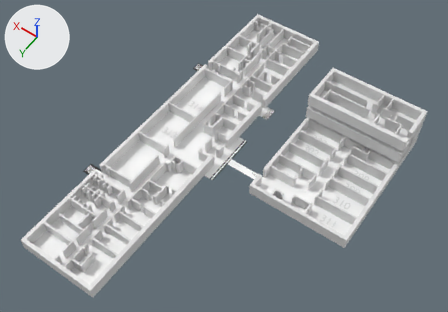
A saved change to the Blender file Assets/Korpus/KorpusPrefab/3Korpus.blend.
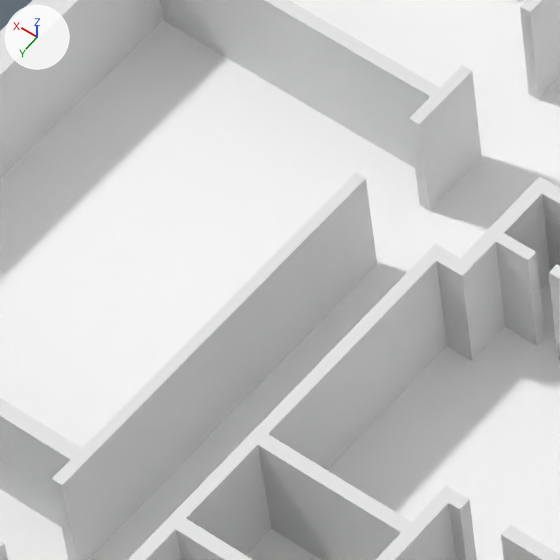
Each version is shown whole from a camera (50 mm lens) standing at (-15.3, 79.6, 112.2) and looking at (33.4, 11.4, 5.0), then close up on the part from 28% to 40% of the width and 44% to 61% of the height. Every picture has the same lights, and +X, +Y and +Z are marked at upper left. Text is drawn in Blender's own font.
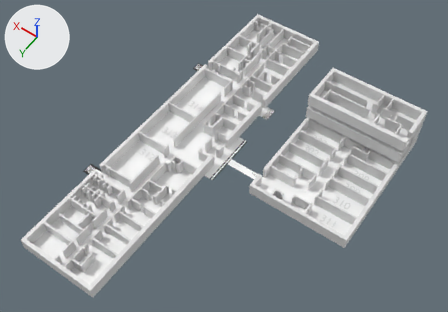
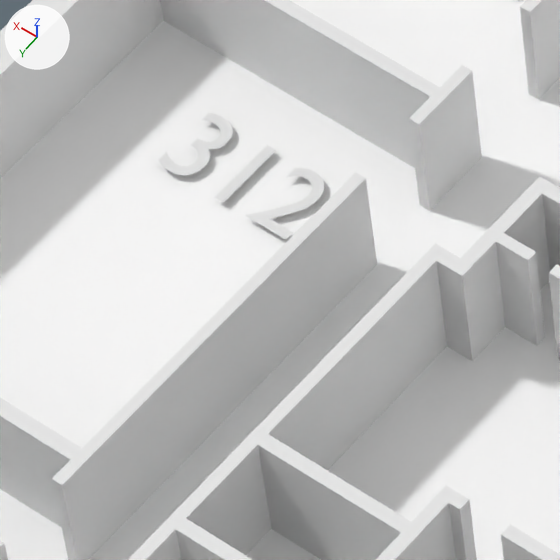
Patch to the scene script:
```diff
--- a/Assets/Korpus/KorpusPrefab/3Korpus.blend.py
+++ b/Assets/Korpus/KorpusPrefab/3Korpus.blend.py
@@ txt_text_022 @@
+txt_text_022 = bpy.data.curves.new('Text.022', 'FONT')
+txt_text_022.body = '312'
+txt_text_022.align_x = 'CENTER'
+txt_text_022.align_y = 'CENTER'
@@ ob_text_022 @@
+ob_text_022 = bpy.data.objects.new('Text.022', txt_text_022)
+ob_text_022.location = (50.06, 18.31, 0.2)
+ob_text_022.rotation_euler = (0.0, 0.0, 3.142)  # degrees (0, 0, 180)
+ob_text_022.scale = (2.6, 2.6, 2.6)
```

Changed parts and their boxes [x1, y1, x2, y2] in the close-ups (560 x 560 px):
'Text.022', added: after [159, 113, 324, 240]
